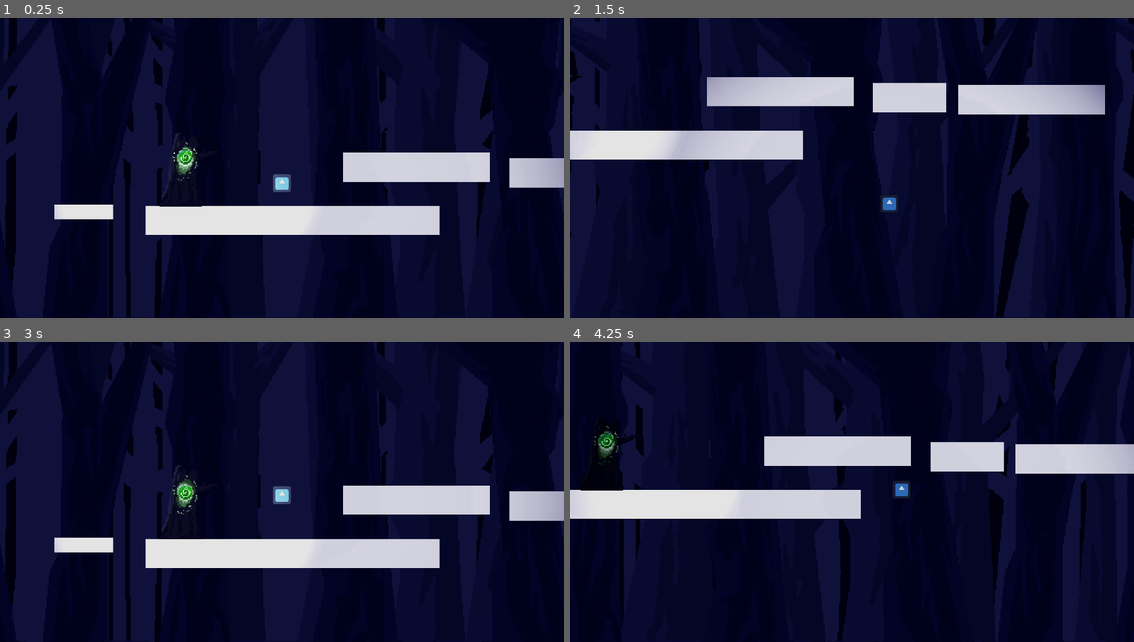
Above: before the commit, frames 1-4 (two rows, left to right).
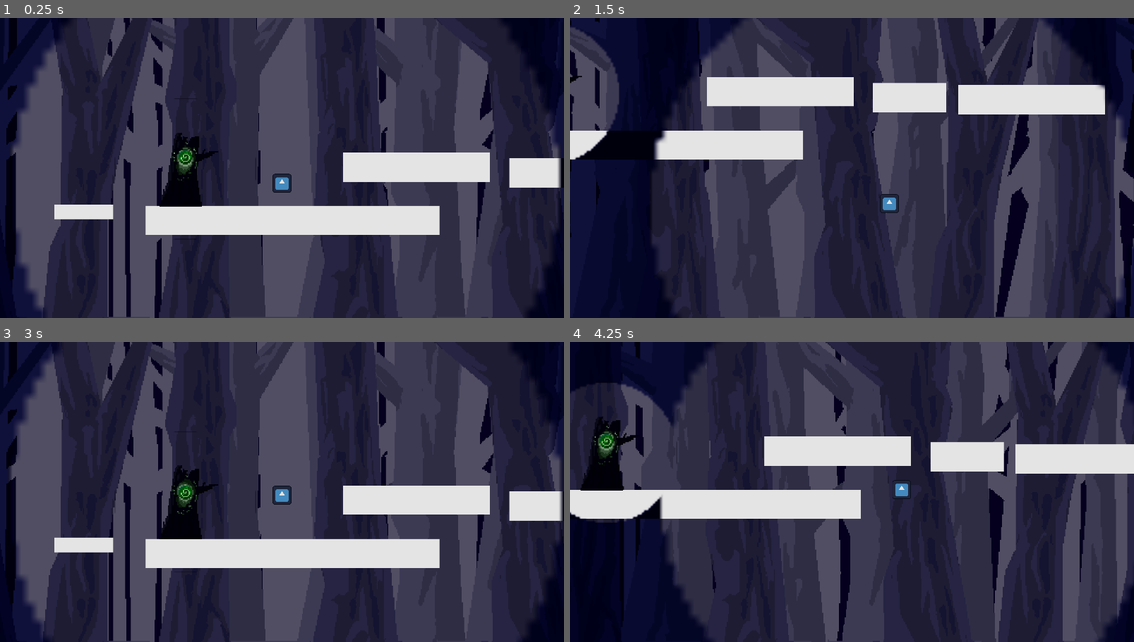
Above: after the commit, the same moments.

Repository: Awesum-Possum/OrbitalGameJam6
Game: Godot game, scene res://initial_scene.tscn
Same seed, same stepped clock (60 frames per second), same inputs: the game is played once before the commit and once after it. The engine's default icon, where the game draws it, is replaced by a stand-in: a white triangle on a blue panel in a dark square.
Inputs (mouse positions are in pixels of both pictures, inside the frame that each line leads up to):
- Up to frame 1 (0.25 s): no input
- Up to frame 2 (1.5 s): tap Enter (string_released) at 0.5, 1.35 s; move the mouse to (976, 153) at 0.52 s; hold D (walk_right) from 0.53 s (still down); click (976, 153) at 0.6 s; tap W (jump) at 0.77 s; move the mouse to (739, 183) at 1.27 s
- Up to frame 3 (3 s): tap W (jump) at 1.52 s; move the mouse to (338, 426) at 2.02 s; release D (walk_right) at 2.03 s; hold A (walk_left) 2.03-2.75 s; click (338, 426) at 2.1 s; click "Restart" at 2.75 s
- Up to frame 4 (4.25 s): move the mouse to (823, 552) at 3.52 s; hold D (walk_right) from 3.53 s (still down); tap Enter (string_released) at 3.6 s; tap W (jump) at 3.77 s

The runs differ from the first frame. In frame 1, 76% of the frame differs, in the area x 2-100%, y 0-100%; in frame 2, 70%; in frame 3, 77%, in the area x 1-100%, y 0-100%; in frame 4, 70%.

Commit message:
Better light

Diff:
--- a/light2.tscn
+++ b/light2.tscn
@@ -1,11 +1,15 @@
 [gd_scene load_steps=3 format=3 uid="uid://c46iyapxbup84"]
 
-[ext_resource type="Texture2D" uid="uid://bt8dj215v2a22" path="res://assets/Light3Pixel.png" id="1_gk8nu"]
+[ext_resource type="Texture2D" uid="uid://dob08nnst61ik" path="res://assets/Light.png" id="1_jr0cn"]
 [ext_resource type="Script" path="res://scripts/light2.gd" id="2_lr4xr"]
 
 [node name="PointLight2D" type="PointLight2D"]
+texture_filter = 1
 scale = Vector2(4.28, 4.28)
+blend_mode = 2
+range_layer_min = -200
+range_layer_max = 200
 shadow_enabled = true
-texture = ExtResource("1_gk8nu")
+texture = ExtResource("1_jr0cn")
 script = ExtResource("2_lr4xr")
 min_scale = 1.0
--- a/player.tscn
+++ b/player.tscn
@@ -41,7 +41,7 @@
 
 [node name="Light" parent="." instance=ExtResource("4_lravf")]
 position = Vector2(12.0544, -16.5544)
-scale = Vector2(20.2023, 15.3663)
+scale = Vector2(30, 30)
 decays = true
 min_scale = 0.1
 
--- a/point_light.tscn
+++ b/point_light.tscn
@@ -1,7 +1,8 @@
-[gd_scene load_steps=3 format=3 uid="uid://bi3oqddwfmtta"]
+[gd_scene load_steps=4 format=3 uid="uid://bi3oqddwfmtta"]
 
 [ext_resource type="Script" path="res://scripts/point_light.gd" id="1_e0yan"]
 [ext_resource type="Texture2D" uid="uid://dtjndjivdjer4" path="res://assets/lightcrop.webp" id="2_k7uvt"]
+[ext_resource type="Texture2D" uid="uid://bq57pdleblw15" path="res://assets/light.webp" id="2_wq78n"]
 
 [node name="Light" type="Node2D" groups=["light"]]
 position = Vector2(0, -32)
@@ -13,7 +14,7 @@
 blend_mode = 2
 range_layer_min = -200
 shadow_enabled = true
-texture = ExtResource("2_k7uvt")
+texture = ExtResource("2_wq78n")
 texture_scale = 2.5
 
 [node name="Shadow" type="PointLight2D" parent="."]
Binary file added: assets/Light.png
Not shown, added: assets/Light.png.import
